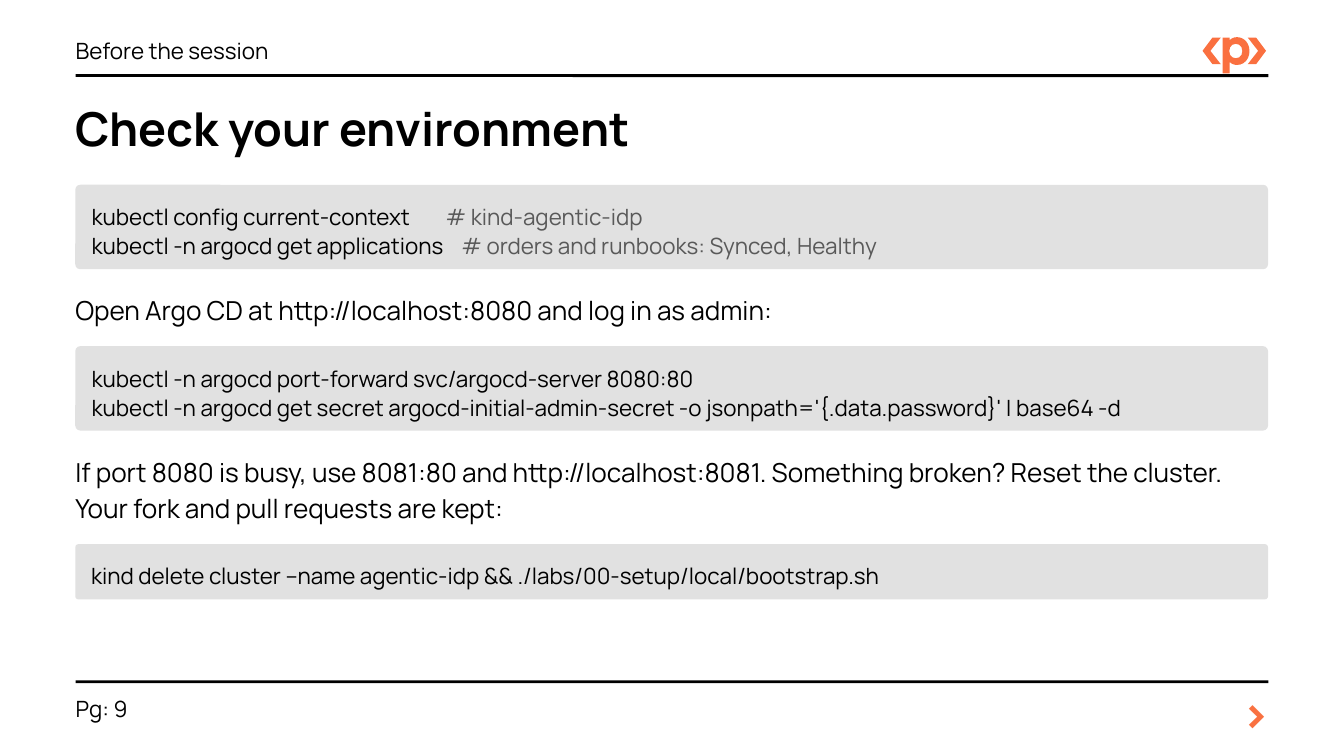
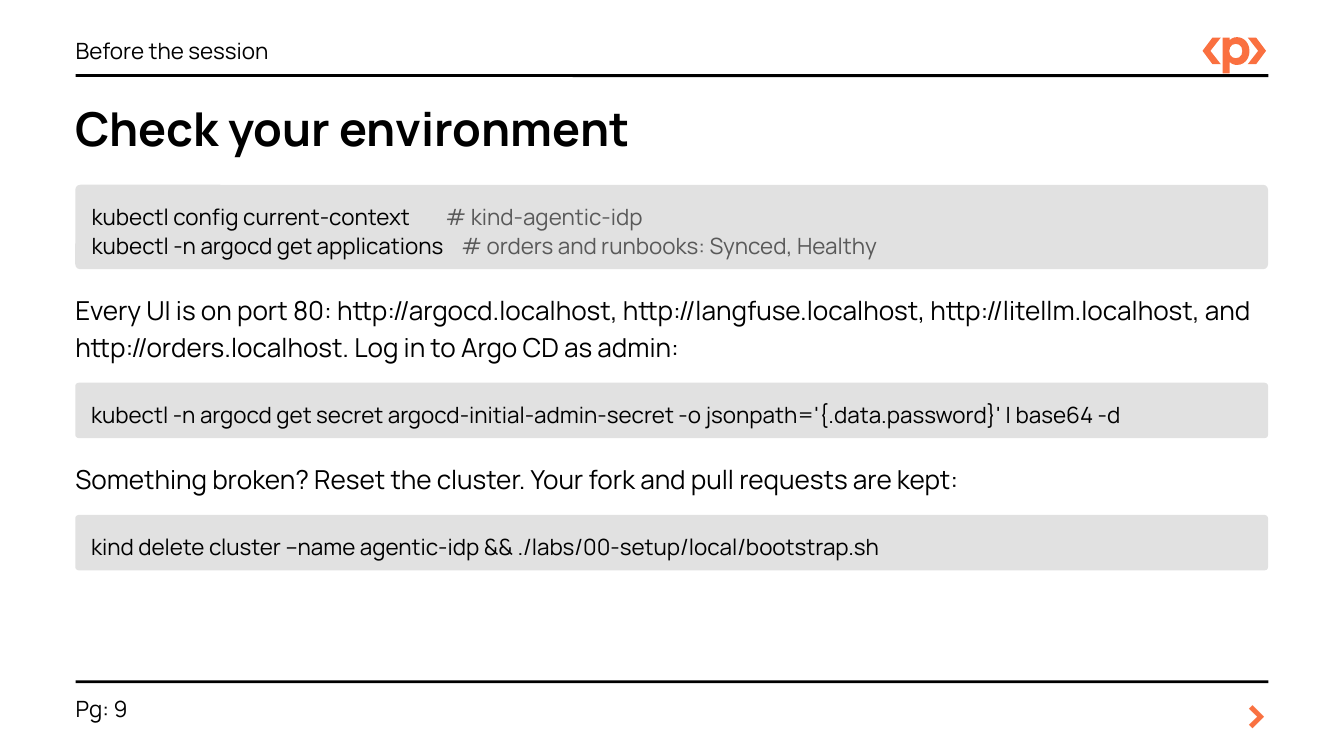
Before and after one commit to focuslight-nr/agentic-idp-packt, a slide deck: slide 9 of slides/agentic-idp-workshop.pptx. Drawn at 1344x756 pixels with LibreOffice and Linux fonts; fonts in the diff are those of the drawing. Boxes give left, top, right and bottom in pixels: in the first picture for what was removed or moved away, otherwise in the second. Text is boxed around its words. In the diff, an @@ line names an element or a change of style, - is before the commit and + after.

```diff
--- a/slides/agentic-idp-workshop.pptx
+++ b/slides/agentic-idp-workshop.pptx
@@ text at [75, 300, 1250, 364]: text changed @@
-Open Argo CD at http://localhost:8080 and log in as admin:
+Every UI is on port 80: http://argocd.localhost, http://langfuse.localhost, http://litellm.localhost, and http://orders.localhost. Log in to Argo CD as admin:
@@ rounded rectangle "kubectl -n argocd get secret ...": place and size @@
-rounded rectangle "kubectl -n argocd get secret ..." at [75, 346, 1268, 431]
+rounded rectangle "kubectl -n argocd get secret ..." at [75, 383, 1268, 438]
@@ text in rounded rectangle at [92, 370, 694, 393]: paragraph removed @@
-kubectl -n argocd port-forward svc/argocd-server 8080:80
@@ text at [75, 469, 958, 496]: text changed @@
-If port 8080 is busy, use 8081:80 and http://localhost:8081. Something broken? Reset the cluster. Your fork and pull requests are kept:
+Something broken? Reset the cluster. Your fork and pull requests are kept:
@@ rounded rectangle "kind delete cluster --name agentic-idp ...": place and size @@
-rounded rectangle "kind delete cluster --name agentic-idp ..." at [75, 544, 1268, 599]
+rounded rectangle "kind delete cluster --name agentic-idp ..." at [75, 515, 1268, 570]
```
Also in this commit, not shown: 33 other slides changed, 1 slide added, 1 other file.
